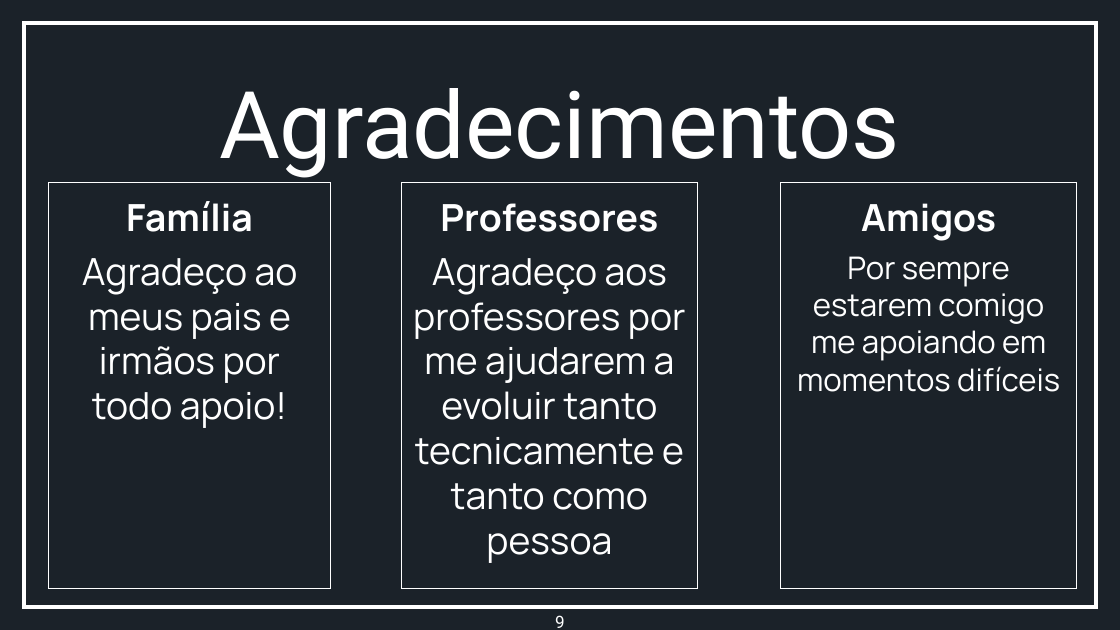
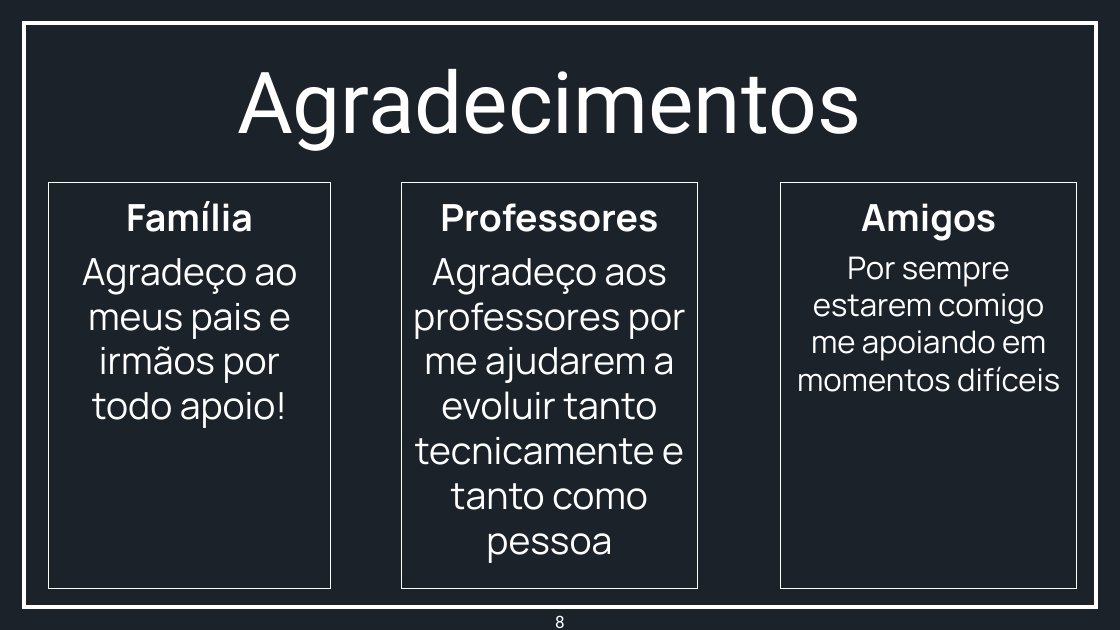
Before and after one commit to EnzoFBS/Projeto-EkMusic, a slide deck: slide 8 of Documentação - Roteiro/Apresentação.pptx (slide 9 before the commit). Drawn at 1120x630 pixels with LibreOffice and Linux fonts; fonts in the diff are those of the drawing; background and template pictures are left out; a plain dark background stands for a picture behind light text. Boxes give left, top, right and bottom in pixels: in the first picture for what was removed or moved away, otherwise in the second. Text is boxed around its words. In the diff, an @@ line names an element or a change of style, - is before the commit and + after.

```diff
--- a/Documentação - Roteiro/Apresentação.pptx
+++ b/Documentação - Roteiro/Apresentação.pptx
@@ title "Agradecimentos": place and size @@
-title "Agradecimentos" at [219, 88, 900, 178]
+title "Agradecimentos" at [237, 69, 861, 151]
@@ title "Agradecimentos" at [237, 69, 861, 151]: size 60 to 55 pt @@
@@ page number at [555, 615, 565, 628]: text changed @@
-9
+8
```
Also in this commit, not shown: 4 other slides changed, 1 slide removed, 1 other file.
